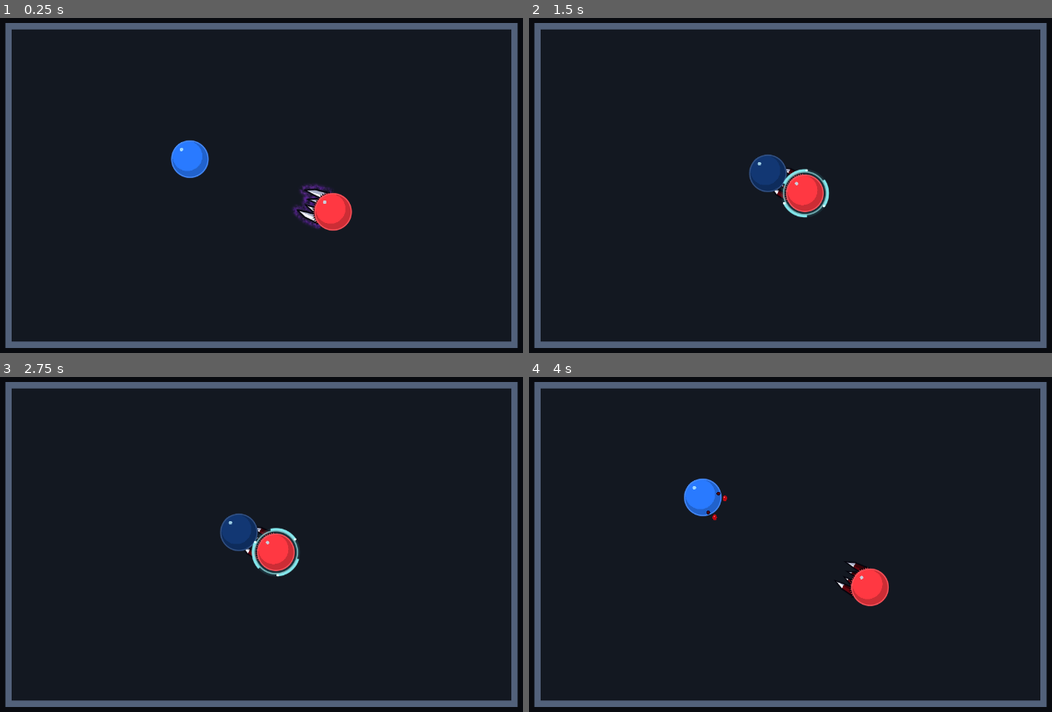
Above: before the commit, frames 1-4 (two rows, left to right).
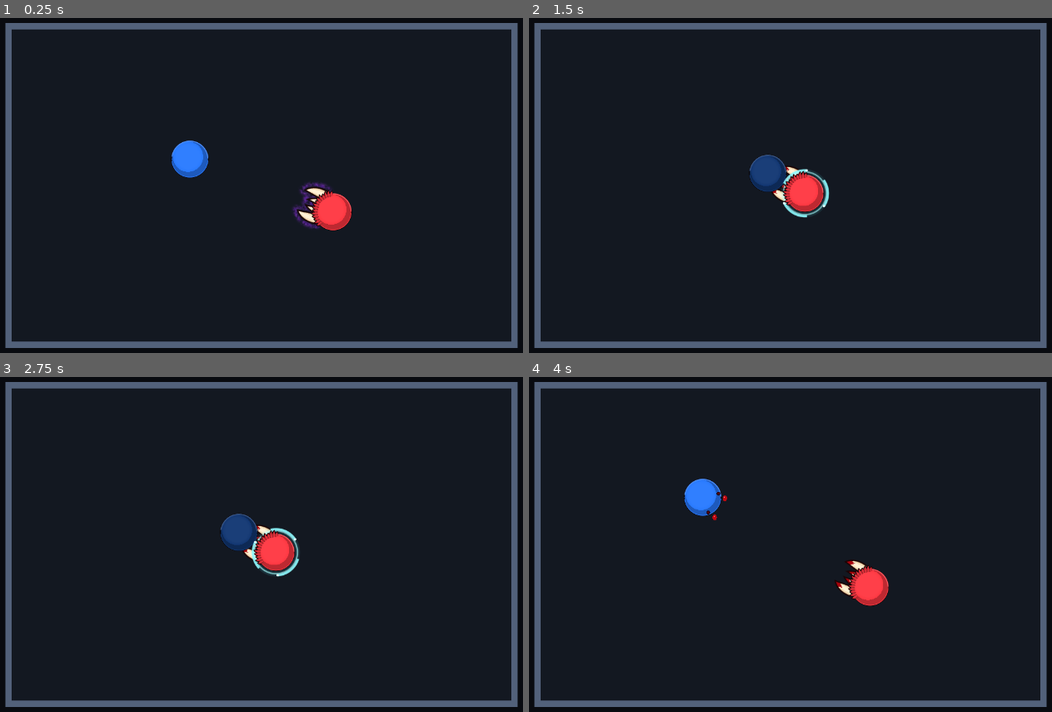
Above: after the commit, the same moments.

Repository: Esoptron/BallArena
Game: Godot game, scene res://scenes/main.tscn
Two runs of this game, one before a commit and one after it. Both use one fixed random seed, a clock stepped at 60 frames per second and the inputs below.
Inputs:
- Up to frame 1 (0.25 s): no input
- Up to frame 2 (1.5 s): no input
- Up to frame 3 (2.75 s): no input
- Up to frame 4 (4 s): tap Enter at 2.75 s

The runs differ from the first frame. In frame 1, 0.6% of the frame differs, in the area x 32-68%, y 36-64%; in frame 2, 0.4%; in frame 3, 0.4%; in frame 4, 0.5%.

Commit message:
Redesign vampire with curved ivory fangs and shared shaded ball bodies

Diff:
--- a/scripts/ball.gd
+++ b/scripts/ball.gd
@@ -247,12 +247,18 @@
 func _draw() -> void:
 	var radius := visual_diameter() * 0.5
 	var color := body_color()
-	draw_circle(Vector2.ZERO, radius + 1.5, Color(0.015, 0.02, 0.045))
-	draw_circle(Vector2.ZERO, radius, color.darkened(0.20))
-	draw_circle(Vector2(-radius * 0.14, -radius * 0.17), radius * 0.82, color)
-	draw_arc(Vector2.ZERO, radius, 0.0, TAU, 96, color.lightened(0.15), 1.0, true)
-	draw_circle(Vector2(-radius * 0.46, -radius * 0.53), radius * 0.095,
-		Color(0.75, 0.95, 1.0, 0.8))
+	# Shared cartoon body: a broad soft highlight and a deep lower-right crescent.
+	draw_circle(Vector2.ZERO, radius + 1.25, Color(0.035, 0.015, 0.025))
+	draw_circle(Vector2.ZERO, radius, color.darkened(0.26))
+	var highlight_center := Vector2(-0.10, -0.13) * radius
+	for layer in 18:
+		var t := float(layer) / 17.0
+		draw_circle(highlight_center, radius * lerpf(0.83, 0.66, t),
+			color.lightened(t * 0.035))
+	draw_arc(Vector2.ZERO, radius - 0.35, -PI + 0.16, -0.06, 64,
+		color.lightened(0.17), 0.85, true)
+	draw_arc(Vector2.ZERO, radius - 0.35, 0.08, PI - 0.12, 64,
+		color.darkened(0.05), 0.65, true)
 
 	for point in bite_marks:
 		draw_circle(point, 3.5, Color(0.10, 0.005, 0.02))
--- a/scripts/fang_mist.gdshader
+++ b/scripts/fang_mist.gdshader
@@ -3,6 +3,7 @@
 
 uniform float fang_radius = 35.0;
 uniform float mist_clock = 0.0;
+uniform vec2 tooth_vertices[56];
 varying vec2 fang_position;
 
 void vertex() {
@@ -32,34 +33,18 @@
 	return value;
 }
 
-float cross2(vec2 a, vec2 b) {
-	return a.x * b.y - a.y * b.x;
-}
-
 float segment_distance(vec2 p, vec2 a, vec2 b) {
 	vec2 ab = b - a;
-	return length(p - a - ab * clamp(dot(p - a, ab) / dot(ab, ab), 0.0, 1.0));
-}
-
-float tooth_distance(vec2 p, float x, float width, float height) {
-	vec2 a = vec2(x - width, -0.58);
-	vec2 b = vec2(x - width * 0.68, -height * 0.73);
-	vec2 c = vec2(x - sign(x) * 0.07, -height);
-	vec2 d = vec2(x + width * 0.68, -height * 0.73);
-	vec2 e = vec2(x + width, -0.58);
-	float distance = min(min(segment_distance(p, a, b), segment_distance(p, b, c)),
-		min(min(segment_distance(p, c, d), segment_distance(p, d, e)), segment_distance(p, e, a)));
-	bool inside = cross2(b - a, p - a) >= 0.0 && cross2(c - b, p - b) >= 0.0
-		&& cross2(d - c, p - c) >= 0.0 && cross2(e - d, p - d) >= 0.0
-		&& cross2(a - e, p - e) >= 0.0;
-	return inside ? -distance : distance;
+	return length(p - a - ab * clamp(dot(p - a, ab) / max(dot(ab, ab), 0.000001), 0.0, 1.0));
 }
 
 void fragment() {
 	vec2 p = fang_position;
-	float distance = min(min(tooth_distance(p, -0.66, 0.22, 1.85),
-		tooth_distance(p, -0.24, 0.16, 1.52)),
-		min(tooth_distance(p, 0.24, 0.16, 1.52), tooth_distance(p, 0.66, 0.22, 1.85)));
+	float distance = 10.0;
+	for (int i = 0; i < 56; i++) {
+		int next = (i % 14 == 13) ? i - 13 : i + 1;
+		distance = min(distance, segment_distance(p, tooth_vertices[i], tooth_vertices[next]));
+	}
 	vec2 drift = vec2(sin(mist_clock * 0.65) * 0.12, mist_clock * 0.16);
 	float broad = fog(p * 4.8 + drift);
 	float detail = fog(p * 12.0 + vec2(-mist_clock * 0.10, mist_clock * 0.27));
--- a/scripts/vampire.gd
+++ b/scripts/vampire.gd
@@ -22,6 +22,7 @@
 var _mist: Polygon2D
 var _mist_material: ShaderMaterial
 var _clock: float = 0.0
+var _fur: Node2D
 
 
 func _ready() -> void:
@@ -36,6 +37,11 @@
 	_mist_material.shader = preload("res://scripts/fang_mist.gdshader")
 	_mist.material = _mist_material
 	add_child(_mist)
+	_fur = Node2D.new()
+	_fur.name = "FangRoots"
+	_fur.z_index = 2
+	_fur.set_script(preload("res://scripts/vampire_fur.gd"))
+	add_child(_fur)
 
 
 func _process(delta: float) -> void:
@@ -47,6 +53,7 @@
 		return
 	aim_at_opponent()
 	_update_mist()
+	_fur.queue_redraw()
 	queue_redraw()
 
 
@@ -183,32 +190,56 @@
 		Vector2(-1.45, -2.35) * radius, Vector2(1.45, -2.35) * radius,
 		Vector2(1.45, -0.35) * radius, Vector2(-1.45, -0.35) * radius,
 	])
+	var outline_points := PackedVector2Array()
+	for index in 4:
+		outline_points.append_array(_tooth_shape(index, 1.0, 0.0, 6))
+	_mist_material.set_shader_parameter("tooth_vertices", outline_points)
 	_mist_material.set_shader_parameter("fang_radius", radius)
 	_mist_material.set_shader_parameter("mist_clock", _clock)
 
 
 func tooth_polygon(index: int, radius: float) -> PackedVector2Array:
-	var offsets := [-0.66, -0.24, 0.24, 0.66]
-	var x: float = offsets[index] * radius
+	return _tooth_shape(index, radius)
+
+
+func _cubic(a: Vector2, b: Vector2, c: Vector2, d: Vector2, t: float) -> Vector2:
+	var u := 1.0 - t
+	return a * u * u * u + b * 3.0 * u * u * t + c * 3.0 * u * t * t + d * t * t * t
+
+
+func _tooth_shape(index: int, radius: float, inset: float = 0.0, steps: int = 12) -> PackedVector2Array:
+	var side := -1.0 if index < 2 else 1.0
 	var long_tooth := index == 0 or index == 3
-	var half_width := radius * (0.22 if long_tooth else 0.16)
-	var tip_y := -radius * (1.85 if long_tooth else 1.52)
-	return PackedVector2Array([
-		Vector2(x - half_width, -radius * 0.58),
-		Vector2(x - half_width * 0.68, tip_y * 0.73),
-		Vector2(x - signf(x) * radius * 0.07, tip_y),
-		Vector2(x + half_width * 0.68, tip_y * 0.73),
-		Vector2(x + half_width, -radius * 0.58),
-	])
-
-
-func _lower_half(polygon: PackedVector2Array, cut_y: float) -> PackedVector2Array:
+	var outer_root := Vector2(0.94, -0.68) if long_tooth else Vector2(0.40, -0.74)
+	var outer_a := Vector2(1.04, -1.18) if long_tooth else Vector2(0.43, -1.09)
+	var outer_b := Vector2(0.90, -1.63) if long_tooth else Vector2(0.29, -1.36)
+	var tip := Vector2(0.59, -1.85) if long_tooth else Vector2(0.17, -1.52)
+	var inner_root := Vector2(0.45, -0.65) if long_tooth else Vector2(0.08, -0.72)
+	var inner_a := Vector2(0.43, -1.07) if long_tooth else Vector2(0.07, -1.02)
+	var inner_b := Vector2(0.55, -1.50) if long_tooth else Vector2(0.15, -1.29)
+	var result := PackedVector2Array()
+	for index_step in steps + 1:
+		var t := float(index_step) / steps
+		var outer := _cubic(outer_root, outer_a, outer_b, tip, t)
+		var inner := _cubic(inner_root, inner_a, inner_b, tip, t)
+		var point := outer.lerp(inner, inset)
+		result.append(Vector2(point.x * side, point.y) * radius)
+	for index_step in range(steps, -1, -1):
+		var t := float(index_step) / steps
+		var outer := _cubic(outer_root, outer_a, outer_b, tip, t)
+		var inner := _cubic(inner_root, inner_a, inner_b, tip, t)
+		var point := inner.lerp(outer, inset)
+		result.append(Vector2(point.x * side, point.y) * radius)
+	return result
+
+
+func _tip_stain(polygon: PackedVector2Array, cut_y: float) -> PackedVector2Array:
 	var result := PackedVector2Array()
 	var previous := polygon[polygon.size() - 1]
 	for point in polygon:
-		if (point.y >= cut_y) != (previous.y >= cut_y):
+		if (point.y <= cut_y) != (previous.y <= cut_y):
 			result.append(previous.lerp(point, (cut_y - previous.y) / (point.y - previous.y)))
-		if point.y >= cut_y:
+		if point.y <= cut_y:
 			result.append(point)
 		previous = point
 	return result
@@ -220,42 +251,28 @@
 	var radius := fighter.visual_diameter() * 0.5
 	for index in 4:
 		var tooth := tooth_polygon(index, radius)
-		draw_colored_polygon(tooth, Color(0.96, 0.965, 0.985))
-		var shadow := PackedVector2Array([
-			tooth[2], tooth[3], tooth[4], tooth[0].lerp(tooth[4], 0.5),
-		])
-		draw_colored_polygon(shadow, Color(0.67, 0.70, 0.79))
+		draw_colored_polygon(tooth, Color(0.77, 0.64, 0.48))
+		var enamel := _tooth_shape(index, radius, 0.12)
+		draw_colored_polygon(enamel, Color(0.96, 0.87, 0.72))
+		var shine := _tooth_shape(index, radius, 0.29)
+		draw_colored_polygon(shine, Color(1.0, 0.95, 0.84))
 		if has_bitten:
-			var x := tooth[2].x
-			var root_depth := sqrt(maxf(0.0, radius * radius - x * x))
-			var cut_y := -(root_depth - tooth[2].y) * 0.5
-			draw_colored_polygon(_lower_half(tooth, cut_y), Color(0.38, 0.015, 0.05))
-			draw_colored_polygon(_lower_half(shadow, cut_y), Color(0.22, 0.008, 0.03))
+			# The new reference has uneven blood stains toward the tips, without beads.
+			var depth := 1.85 if index == 0 or index == 3 else 1.52
+			var tip_x := 0.59 if index == 0 or index == 3 else 0.17
+			var side := -1.0 if index < 2 else 1.0
+			var cut_y := -radius * (depth - 0.33)
+			draw_colored_polygon(_tip_stain(tooth, cut_y), Color(0.33, 0.007, 0.025))
+			draw_colored_polygon(_tip_stain(enamel, cut_y), Color(0.68, 0.015, 0.055))
+			for stripe in 3:
+				var shift := float(stripe - 1) * 0.055
+				var streak := PackedVector2Array([
+					Vector2(side * (tip_x + 0.10 + shift) * radius, cut_y + radius * (0.13 + stripe * 0.035)),
+					Vector2(side * (tip_x + 0.16 + shift) * radius, cut_y - radius * 0.10),
+					Vector2(side * tip_x * radius, -radius * depth),
+				])
+				for clipped in Geometry2D.intersect_polygons(tooth, streak):
+					draw_colored_polygon(clipped, Color(0.65, 0.013, 0.045))
 		var outline := tooth.duplicate()
 		outline.append(tooth[0])
-		draw_polyline(outline, Color(0.015, 0.01, 0.045), 1.2, true)
-	_draw_fur(radius)
-
-
-func _draw_fur(radius: float) -> void:
-	# A single irregular fringe hides the straight tooth roots.
-	var fringe := PackedVector2Array()
-	for index in 19:
-		var angle := lerpf(-PI * 0.82, -PI * 0.18, float(index) / 18.0)
-		var length := 1.075 + 0.055 * (0.5 + 0.5 * sin(float(index) * 2.73))
-		fringe.append(Vector2.from_angle(angle - 0.035) * radius * 0.98)
-		fringe.append(Vector2.from_angle(angle + 0.012) * radius * length)
-		fringe.append(Vector2.from_angle(angle + 0.04) * radius * 0.97)
-	for index in range(18, -1, -1):
-		var angle := lerpf(-PI * 0.82, -PI * 0.18, float(index) / 18.0)
-		fringe.append(Vector2.from_angle(angle) * radius * 0.86)
-	var color := fighter.body_color()
-	draw_colored_polygon(fringe, color.darkened(0.16))
-	var outline := fringe.duplicate()
-	outline.append(fringe[0])
-	draw_polyline(outline, Color(0.015, 0.02, 0.045), 0.8, true)
-	for index in 18:
-		var angle := lerpf(-PI * 0.80, -PI * 0.20, float(index) / 17.0)
-		draw_line(Vector2.from_angle(angle) * radius * 0.95,
-			Vector2.from_angle(angle + 0.018) * radius * 1.07,
-			color.lightened(0.10), 0.7, true)
+		draw_polyline(outline, Color(0.10, 0.015, 0.02), 1.2, true)
--- /dev/null
+++ b/scripts/vampire_fur.gd
@@ -0,0 +1,36 @@
+@tool
+extends Node2D
+## Thick curved tufts overlap the body's rim and hide the tooth roots.
+
+
+func _draw() -> void:
+	var fangs := get_parent() as VampireFangs
+	if fangs == null or fangs.fighter == null or not fangs.fighter.is_vampire:
+		return
+	var radius := fangs.fighter.visual_diameter() * 0.5
+	var color := fangs.fighter.body_color()
+	for index in 15:
+		var angle := lerpf(-PI * 0.85, -PI * 0.15, float(index) / 14.0)
+		var length := 1.13 + 0.09 * (0.5 + 0.5 * sin(float(index) * 2.13))
+		var root_left := Vector2.from_angle(angle - 0.09) * radius * 0.83
+		var shoulder := Vector2.from_angle(angle - 0.12) * radius * 1.11
+		var tip := Vector2.from_angle(angle + 0.065) * radius * length
+		var fold := Vector2.from_angle(angle + 0.11) * radius * 1.04
+		var root_right := Vector2.from_angle(angle + 0.095) * radius * 0.87
+		var tuft := PackedVector2Array()
+		for step in 7:
+			tuft.append(fangs._cubic(root_left, shoulder, tip, tip, float(step) / 6.0))
+		for step in 7:
+			tuft.append(fangs._cubic(tip, fold, root_right, root_right, float(step) / 6.0))
+		draw_colored_polygon(tuft, color.darkened(0.34))
+		var outline := PackedVector2Array()
+		for point in tuft:
+			if point.length() >= radius * 0.99:
+				outline.append(point)
+		draw_polyline(outline, Color(0.10, 0.009, 0.02), 0.65, true)
+		var ridge := PackedVector2Array()
+		for step in 7:
+			ridge.append(fangs._cubic(root_left.lerp(root_right, 0.4),
+				shoulder.lerp(fold, 0.42), tip * 0.97, tip * 0.97, float(step) / 6.0))
+		ridge.append(root_right)
+		draw_colored_polygon(ridge, color.darkened(0.10))
--- a/tests/render_vampire_test.gd
+++ b/tests/render_vampire_test.gd
@@ -31,6 +31,7 @@
 	await frames(6)
 	await save_frame("vampire-aura.png")
 	await save_detail(main, red.global_position, "vampire-details-aura.png")
+	await save_detail(main, blue.global_position, "ordinary-ball-details.png")
 	var blue_fangs := blue.get_node("Vampire") as VampireFangs
 	var red_fangs := red.get_node("Vampire") as VampireFangs
 	blue.position = Vector2(430, 300)
Not shown, added: scripts/vampire_fur.gd.uid
Not shown, changed: README.md
